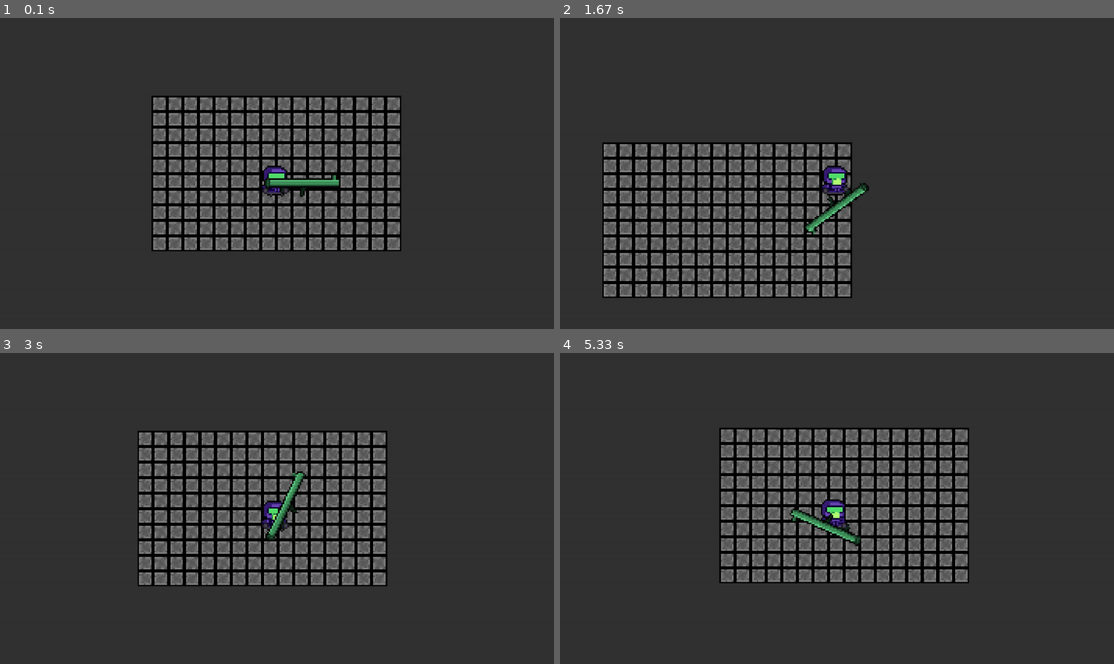
Above: before the commit, frames 1-4 (two rows, left to right).
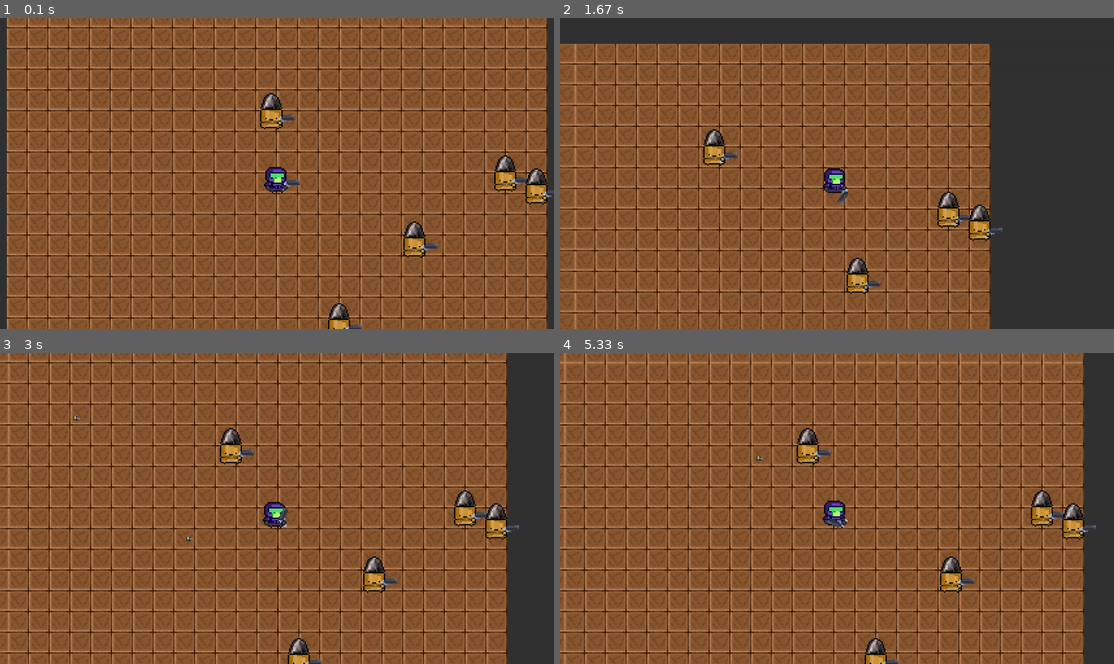
Above: after the commit, the same moments.

Repository: aninstan/pygame
Game: pygame game, started from game.py
Two runs of this game, one before a commit and one after it. Both use one fixed random seed, a clock stepped at 60 frames per second and the inputs below.
Inputs (mouse positions are in pixels of both pictures, inside the frame that each line leads up to):
- Up to frame 1 (0.1 s): no input
- Up to frame 2 (1.67 s): hold D 0.33-0.8 s; move the mouse to (814, 185) at 0.37 s; hold W 0.83-1.13 s; move the mouse to (1014, 164) at 0.87 s; hold D 1.17-1.63 s; move the mouse to (837, 195) at 1.2 s
- Up to frame 3 (3 s): hold A 1.67-2.2 s; move the mouse to (144, 511) at 1.7 s; click (105, 461) at 2.28 s; hold S 2.57-2.87 s; click (105, 580) at 2.65 s; hold A from 2.9 s (still down); click (360, 399) at 2.98 s
- Up to frame 4 (5.33 s): release A at 3.3 s; hold W 3.33-3.7 s; click (1041, 617) at 3.42 s; hold D 3.73-4.37 s; click (903, 536) at 3.82 s; hold S 4.4-4.77 s; click (848, 402) at 4.48 s; hold A 4.8-5.27 s; click (704, 446) at 4.88 s; hold D from 5.3 s (still down)

The runs differ from the first frame. In frame 1, 97% of the frame differs, in the area x 1-100%, y 0-100%; in frame 2, 71%; in frame 3, 91%; in frame 4, 94%.

Commit message:
enemies spawn at start

Diff:
--- a/animation.py
+++ b/animation.py
@@ -5,13 +5,13 @@
 
 
 class AnimationList:
-    def __init__(self, spritesheet: SpriteSheet, steps: list[int]):
+    def __init__(self, spritesheet: SpriteSheet, steps: list[int], width: int, height: int):
         self.list = []
         self.steps = steps
         for n, animation in enumerate(steps):
             img_list = []
             for i in range(animation):
-                img_list.append(spritesheet.get_image(i + n*animation, 20, 30, 1, BLACK))
+                img_list.append(spritesheet.get_image(i + n*animation, width, height, 1, BLACK))
             self.list.append(img_list)
 
 
--- a/assets_loader.py
+++ b/assets_loader.py
@@ -2,16 +2,34 @@
 from vec2 import Vec2
 import animation
 from spritesheet import SpriteSheet
+from game_classes import Weapon
+from character import Character
+from constants import WEAPON_ROTATE_RESOLUTION
 
 
-tile_img = pygame.image.load("assets/testtile20px.png")
+tile_img = pygame.image.load("assets/floortile2.png")
 
 player_sprite_sheet_image = pygame.image.load('assets/character_animations.png')
 player_sprite_sheet = SpriteSheet(player_sprite_sheet_image)
-player_animation_list = animation.AnimationList(player_sprite_sheet, [4, 4, 4, 4, 4, 4, 4, 4])
+player_animation_list = animation.AnimationList(player_sprite_sheet, [4, 4, 4, 4, 4, 4, 4, 4], 20, 30)
+player_hand_img = pygame.image.load("assets/hand.png")
+
+bullet_enemy_sprite_sheet_image = pygame.image.load("assets/bullet_enemy_animation.png")
+bullet_enemy_sprite_sheet = SpriteSheet(bullet_enemy_sprite_sheet_image)
+bullet_enemy_animation_list = animation.AnimationList(bullet_enemy_sprite_sheet, [4], 17, 30)
+bullet_enemy_hand_img = pygame.image.load("assets/bullet_enemy_hand.png")
 
 gun_img = pygame.image.load("assets/gun.png")
-rotated_gun_array = animation.create_rotated_image_array(gun_img, Vec2(13, 12), 90)
+rotated_gun_array = animation.create_rotated_image_array(gun_img, Vec2(13, 12), WEAPON_ROTATE_RESOLUTION)
+
+flare_gun_img = pygame.image.load("assets/flare_gun.png")
+flipped_flare_gun_img = pygame.transform.flip(flare_gun_img, False, True)
+rotated_flare_gun_array = animation.create_rotated_image_array(flare_gun_img, Vec2(2, 5), WEAPON_ROTATE_RESOLUTION)
 
 bullet_img = pygame.image.load("./assets/bullet.png")
-hand_img = pygame.image.load("./assets/hand.png")
+
+
+gun = Weapon(Vec2(0, 0), Vec2(31, -7), 15, rotated_gun_array, bullet_img)
+flare_gun = Weapon(Vec2(0, 0), Vec2(10, -5), 15, rotated_flare_gun_array, bullet_img)
+
+player = Character(Vec2(-10, -15), Vec2(16, 26), 6, player_animation_list, player_hand_img, flare_gun)
--- a/constants.py
+++ b/constants.py
@@ -1,4 +1,5 @@
-TILE_SIZE = 20
-TILE_SCREEN_HEIGHT = 10
+TILE_SIZE = 16
+TILE_SCREEN_HEIGHT = 15
 FPS = 60
 BLACK = (0, 0, 0)
+WEAPON_ROTATE_RESOLUTION = 90
--- a/game.py
+++ b/game.py
@@ -1,21 +1,15 @@
 import pygame
 import copy
 import sys
-from vec2 import Vec2
 from world import World
-from character import Character
-from game_classes import Weapon
-from assets_loader import player_animation_list, rotated_gun_array, bullet_img, hand_img
+from assets_loader import player_animation_list, player
 from constants import FPS, TILE_SIZE
 
 pygame.init()
 clock = pygame.time.Clock()
 
-gun = Weapon(Vec2(0, 0), Vec2(31, -7), 15, rotated_gun_array, bullet_img)
 
-player = Character(Vec2(-10, -15), Vec2(16, 26), 5, player_animation_list, hand_img, gun)
-
-world = World(8, 5, player)
+world = World(26, 16, player)
 
 
 # Main game loop
@@ -56,6 +50,10 @@
         world.offset += player.direction.normalized() * (dt * TILE_SIZE * player.speed / 1000) - player_out_of_bounds_pos_change
 
 
+    for gunner in world.gunners:
+        world.fix_out_of_bounds(gunner)
+
+
     player.weapon.update_bullets(dt)
 
     a = 0
@@ -65,8 +63,6 @@
             del player.weapon.bullets[a]
         a += 1
 
-    # player.weapon.shoot()
-
     world.draw()
 
     pygame.display.flip()
--- a/world.py
+++ b/world.py
@@ -1,24 +1,39 @@
 import pygame
+import random
 import math
+import copy
 from vec2 import Vec2
 from game_classes import GameObject
 from character import Character
 from screen import create_screen_and_canvas
-from assets_loader import tile_img
-from constants import TILE_SIZE
+from assets_loader import tile_img, bullet_enemy_animation_list, bullet_enemy_hand_img, flare_gun
+from constants import TILE_SIZE, WEAPON_ROTATE_RESOLUTION
 
 
 class World:
     def __init__(self, width: int, height: int, player: Character):
+
         self.width = width
         self.height = height
+
+        self.screen, self.canvas = create_screen_and_canvas()
+
         self.player = player
-        self.screen, self.canvas = create_screen_and_canvas()
+
         self.offset = Vec2(int(-self.canvas.get_rect().width/2), int(-self.canvas.get_rect().height/2))
+
         self.floortiles: list[GameObject] = []
         for y in range(height):
             for x in range(width):
                 self.floortiles.append(GameObject(Vec2(x*TILE_SIZE - TILE_SIZE*width/2, y*TILE_SIZE - TILE_SIZE*height/2), tile_img))
+
+        self.gunners: list[Character] = []
+        for i in range(5):
+            self.spawn_gunner(Vec2(random.randint(0, self.width * TILE_SIZE), random.randint(0, self.height * TILE_SIZE)) + self.offset)
+
+    def spawn_gunner(self, pos: Vec2):
+        new_gun = copy.copy(flare_gun)
+        self.gunners.append(Character(pos, Vec2(15, 25), 3, bullet_enemy_animation_list, bullet_enemy_hand_img, new_gun))
 
 
     def out_of_bounds(self, object: GameObject) -> int:
@@ -32,7 +47,7 @@
             result |= 8
 
         # East
-        elif (object.pos.x + object.img.get_rect().width > self.floortiles[-1].pos.x + TILE_SIZE):
+        elif (object.pos.x + object.img.get_width() > self.floortiles[-1].pos.x + TILE_SIZE):
             result |= 2
 
         # North
@@ -40,7 +55,7 @@
             result |= 1
 
         # South
-        elif (object.pos.y + object.img.get_rect().height > self.floortiles[-1].pos.y + TILE_SIZE):
+        elif (object.pos.y + object.img.get_height() > self.floortiles[-1].pos.y + TILE_SIZE):
             result |= 4
 
         return result
@@ -54,16 +69,16 @@
             character.pos.x = self.floortiles[0].pos.x
 
         elif (character_out_of_bounds_result & 2):
-            character.weapon.pos.x -= abs(character.pos.x - self.floortiles[-1].pos.x)
-            character.pos.x = self.floortiles[-1].pos.x
+            character.weapon.pos.x -= abs(character.img.get_width() + character.pos.x - self.floortiles[-1].pos.x - TILE_SIZE)
+            character.pos.x = self.floortiles[-1].pos.x - character.img.get_width() + TILE_SIZE
 
         if (character_out_of_bounds_result & 1):
             character.weapon.pos.y += abs(character.pos.y - self.floortiles[0].pos.y)
             character.pos.y = self.floortiles[0].pos.y
 
         elif (character_out_of_bounds_result & 4):
-            character.weapon.pos.y -= abs(+ character.img.get_rect().height + character.pos.y - self.floortiles[-1].pos.y - TILE_SIZE)
-            character.pos.y = self.floortiles[-1].pos.y - character.img.get_rect().height + TILE_SIZE
+            character.weapon.pos.y -= abs(character.img.get_height() + character.pos.y - self.floortiles[-1].pos.y - TILE_SIZE)
+            character.pos.y = self.floortiles[-1].pos.y - character.img.get_height() + TILE_SIZE
 
 
     def handle_input(self, event: pygame.event.Event):
@@ -111,9 +126,9 @@
                 self.player.weapon.angle += 2*math.pi
 
             # angle += abs(math.atan(self.player.weapon.hand_to_tip.y / self.player.weapon.hand_to_tip.x))
-            img_index = round(self.player.weapon.angle / (2*math.pi) * len(self.player.weapon.rotated_image_array))
+            img_index = round(self.player.weapon.angle / (2*math.pi) * WEAPON_ROTATE_RESOLUTION)
             print(img_index)
-            self.player.weapon.img = self.player.weapon.rotated_image_array[img_index % len(self.player.weapon.rotated_image_array)]
+            self.player.weapon.img = self.player.weapon.rotated_image_array[img_index % WEAPON_ROTATE_RESOLUTION]
 
             self.player.weapon.hand_to_tip = Vec2(math.cos(self.player.weapon.angle + self.player.weapon.hand_to_tip_angle), math.sin(self.player.weapon.angle + self.player.weapon.hand_to_tip_angle)) * self.player.weapon.hand_to_tip.abs()
 
@@ -135,6 +150,9 @@
         for tile in self.floortiles:
             tile.draw(self.canvas, self.offset)
 
+        for gunner in self.gunners:
+            gunner.draw(self.canvas, self.offset)
+
         self.player.draw(self.canvas, self.offset)
         self.player.weapon.draw_bullets(self.canvas, self.offset)
 
Binary file added: assets/floortile1.png
Binary file added: assets/floortile2.png
